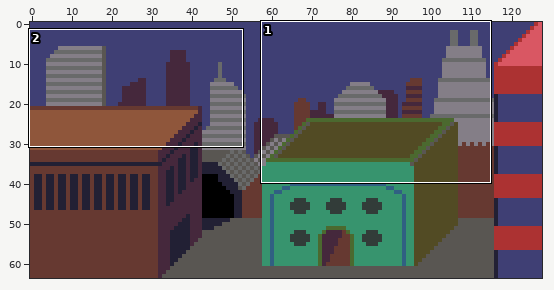
Two states of a pixel-art file, raster/backgrounds/128x64/cyberpunk-0003.aseprite. The first picture is a wide view before the edit; the outline marks the close-up.
Close-up. Earlier state:
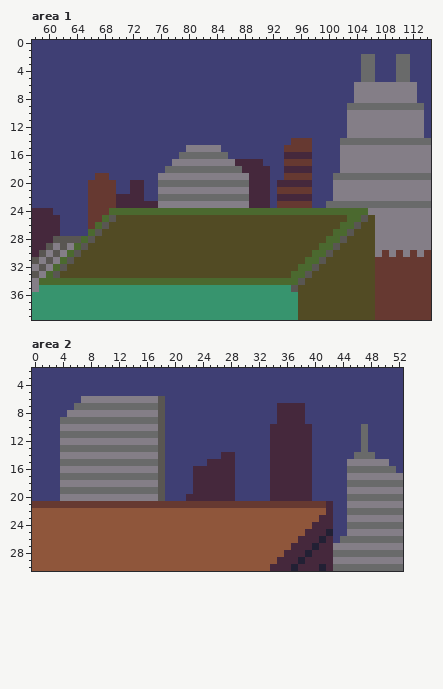
128x64 pixels, 1 frame. Shown: area 1: x 58..114, y 0..39; area 2: x 0..52, y 2..30.
Once edited:
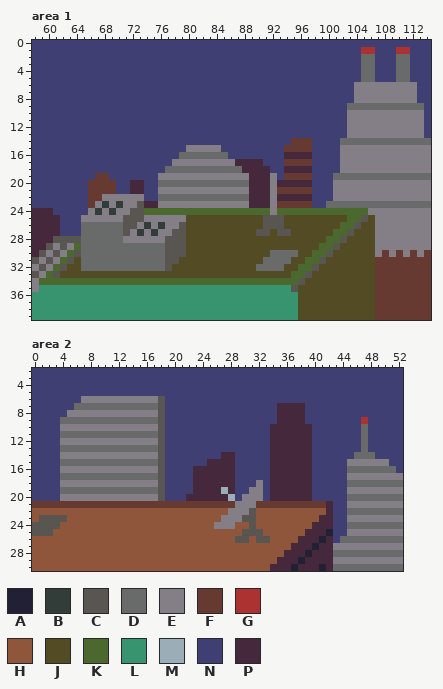
Palette (. is transparent): A #222034  B #323c39  C #595652  D #696a6a  E #847e87  F #663931  G #ac3232  H #8f563b  J #524b24  K #4b692f  L #37946e  M #9badb7  N #3f3f74  P #45283c
Commit: roof details
The exact change:
{"where": "area 1, layer \"Foreground\""}
{"y":1,"x":105,"old":"NN","new":"GG"}
{"y":1,"x":110,"old":"NN","new":"GG"}
{"y":19,"x":92,"old":"N","new":"E"}
{"y":20,"x":92,"old":"N","new":"E"}
{"y":21,"x":92,"old":"N","new":"E"}
{"y":22,"x":68,"old":"FFPPPP","new":"EEEEEE"}
{"y":22,"x":92,"old":"N","new":"E"}
{"y":23,"x":67,"old":"FFFPPPP","new":"EBEBEEC"}
{"y":23,"x":92,"old":"N","new":"E"}
{"y":24,"x":66,"old":"FFFKKKKK","new":"EBEBEECC"}
{"y":24,"x":92,"old":"K","new":"E"}
{"y":25,"x":65,"old":"NFFKCJJJJJJJJJJ","new":"EEEEEECCCEEEEEE"}
{"y":25,"x":91,"old":"JJJ","new":"CCC"}
{"y":26,"x":65,"old":"NFKCJJJJJJJJJJJ","new":"DDDDDDCCEBEBEEC"}
{"y":26,"x":91,"old":"JJJ","new":"CCC"}
{"y":27,"x":65,"old":"NKCJJJJJJJJJJJJ","new":"DDDDDDCEBEBEECC"}
{"y":27,"x":90,"old":"JJ","new":"CC"}
{"y":27,"x":93,"old":"JJ","new":"CC"}
{"y":28,"x":65,"old":"KCJJJJJJJJJJJJJ","new":"DDDDDDEEEEEECCC"}
{"y":29,"x":65,"old":"CJJJJJJJJJJJJJJ","new":"DDDDDDDDDDDDCCC"}
{"y":30,"x":65,"old":"JJJJJJJJJJJJJJJ","new":"DDDDDDDDDDDDCCC"}
{"y":30,"x":92,"old":"JJJJ","new":"DDDD"}
{"y":31,"x":65,"old":"JJJJJJJJJJJJJJ","new":"DDDDDDDDDDDDCC"}
{"y":31,"x":91,"old":"JJJJ","new":"DDDD"}
{"y":32,"x":65,"old":"JJJJJJJJJJJJJ","new":"DDDDDDDDDDDDC"}
{"y":32,"x":90,"old":"JJJJ","new":"DDDD"}
{"where": "area 2, layer \"Foreground\""}
{"y":9,"x":47,"old":"N","new":"G"}
{"y":18,"x":32,"old":"N","new":"E"}
{"y":19,"x":27,"old":"P","new":"M"}
{"y":19,"x":31,"old":"NN","new":"EE"}
{"y":20,"x":28,"old":"P","new":"M"}
{"y":20,"x":30,"old":"NNN","new":"EEE"}
{"y":21,"x":29,"old":"FFF","new":"EEE"}
{"y":22,"x":28,"old":"HHHH","new":"EEEC"}
{"y":23,"x":1,"old":"HHHH","new":"CCCC"}
{"y":23,"x":27,"old":"HHHHH","new":"EEECC"}
{"y":24,"x":0,"old":"HHHH","new":"CCCC"}
{"y":24,"x":26,"old":"HHH","new":"EEE"}
{"y":24,"x":31,"old":"H","new":"C"}
{"y":25,"x":0,"old":"HHH","new":"CCC"}
{"y":25,"x":30,"old":"HHH","new":"CCC"}
{"y":26,"x":29,"old":"HH","new":"CC"}
{"y":26,"x":32,"old":"HH","new":"CC"}
